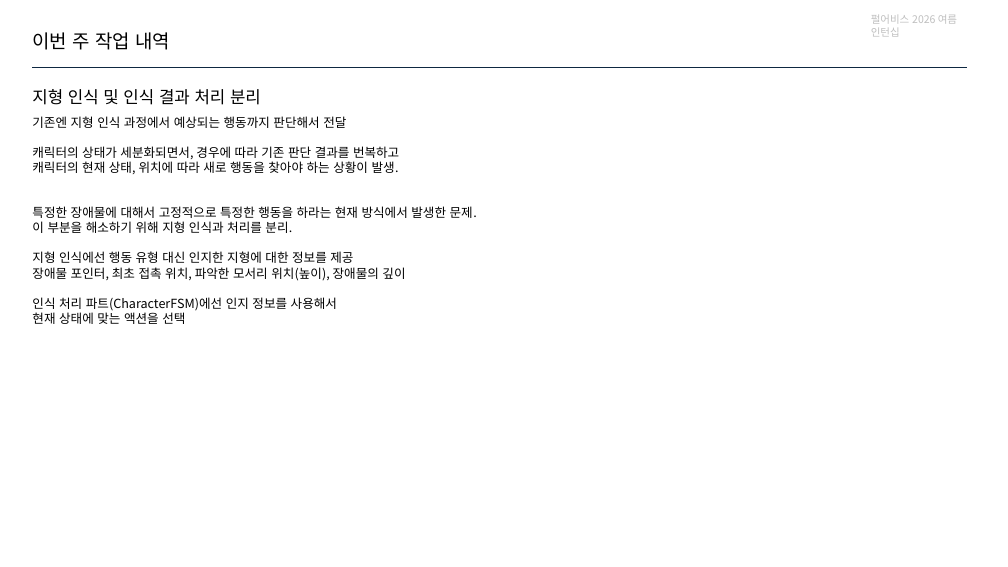
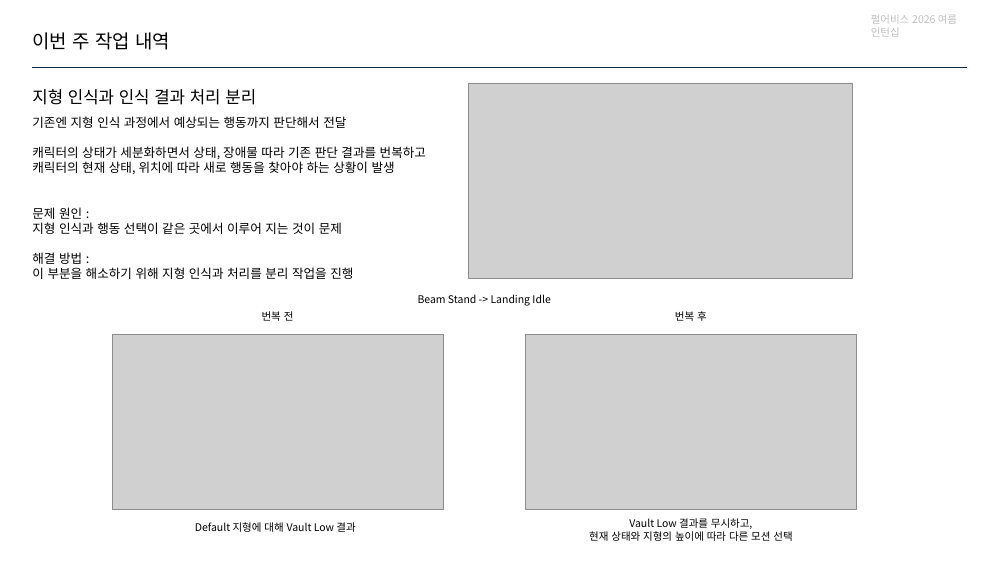
Before and after one commit to jhk0701/PA26-Character-Animation-Parkour, a slide deck: slide 2 of PPT/week5.pptx. Drawn at 1008x567 pixels with LibreOffice and Linux fonts; fonts in the diff are those of the drawing; grey boxes stand for pictures. Boxes give left, top, right and bottom in pixels: in the first picture for what was removed or moved away, otherwise in the second. Text is boxed around its words. In the diff, an @@ line names an element or a change of style, - is before the commit and + after.

```diff
--- a/PPT/week5.pptx
+++ b/PPT/week5.pptx
@@ text at [32, 89, 256, 105]: text changed @@
-지형 인식 및 인식 결과 처리 분리
+지형 인식과 인식 결과 처리 분리
@@ picture added at [469, 83, 853, 278] @@
@@ text at [32, 146, 426, 279]: text changed @@
-캐릭터의 상태가 세분화되면서, 경우에 따라 기존 판단 결과를 번복하고
-캐릭터의 현재 상태, 위치에 따라 새로 행동을 찾아야 하는 상황이 발생.
+캐릭터의 상태가 세분화하면서 상태, 장애물 따라 기존 판단 결과를 번복하고
+캐릭터의 현재 상태, 위치에 따라 새로 행동을 찾아야 하는 상황이 발생
+문제 원인 :
+지형 인식과 행동 선택이 같은 곳에서 이루어 지는 것이 문제
+해결 방법 :
+이 부분을 해소하기 위해 지형 인식과 처리를 분리 작업을 진행
@@ text removed at [32, 206, 477, 324] @@
-특정한 장애물에 대해서 고정적으로 특정한 행동을 하라는 현재 방식에서 발생한 문제.
-이 부분을 해소하기 위해 지형 인식과 처리를 분리.
-지형 인식에선 행동 유형 대신 인지한 지형에 대한 정보를 제공
-장애물 포인터, 최초 접촉 위치, 파악한 모서리 위치(높이), 장애물의 깊이
-인식 처리 파트(CharacterFSM)에선 인지 정보를 사용해서
-현재 상태에 맞는 액션을 선택
@@ text added at [418, 294, 550, 306], 10 pt, text #000000 @@
+Beam Stand -> Landing Idle
@@ text added at [262, 311, 294, 321], 10 pt, text #000000 @@
+번복 전
@@ text added at [675, 311, 707, 321], 10 pt, text #000000 @@
+번복 후
@@ picture added at [112, 334, 443, 509] @@
@@ picture added at [526, 334, 857, 509] @@
@@ text added at [195, 522, 355, 532], 10 pt, text #000000 @@
+Default 지형에 대해 Vault Low 결과
@@ text added at [589, 518, 792, 541], 10 pt, text #000000 @@
+Vault Low 결과를 무시하고,
+현재 상태와 지형의 높이에 따라 다른 모션 선택
```
Also in this commit, not shown: 6 other slides changed, 6 other files.
